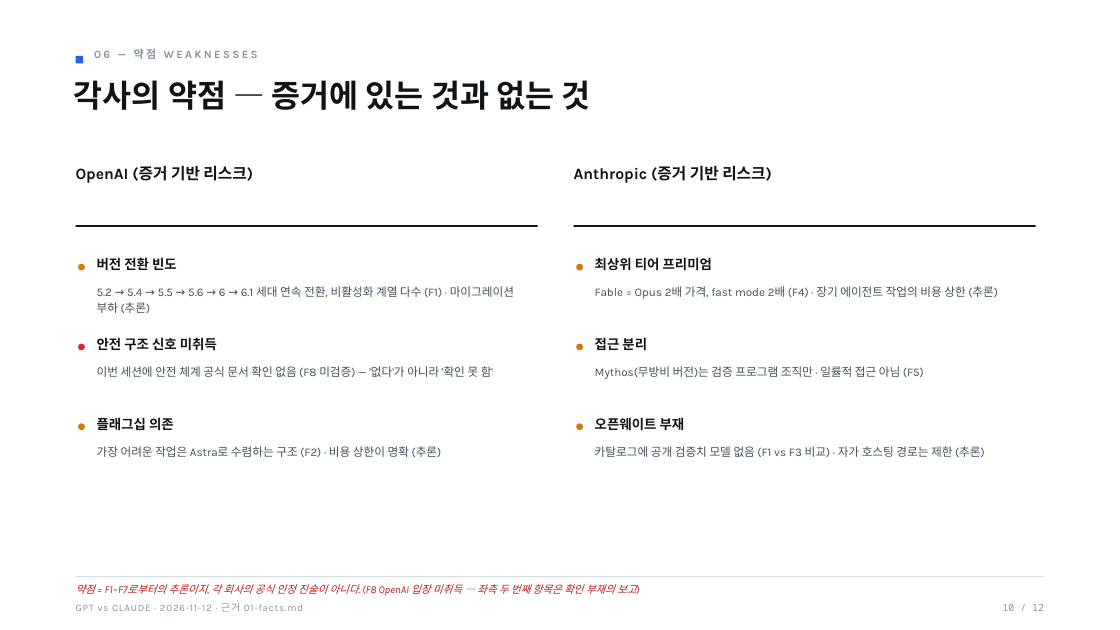
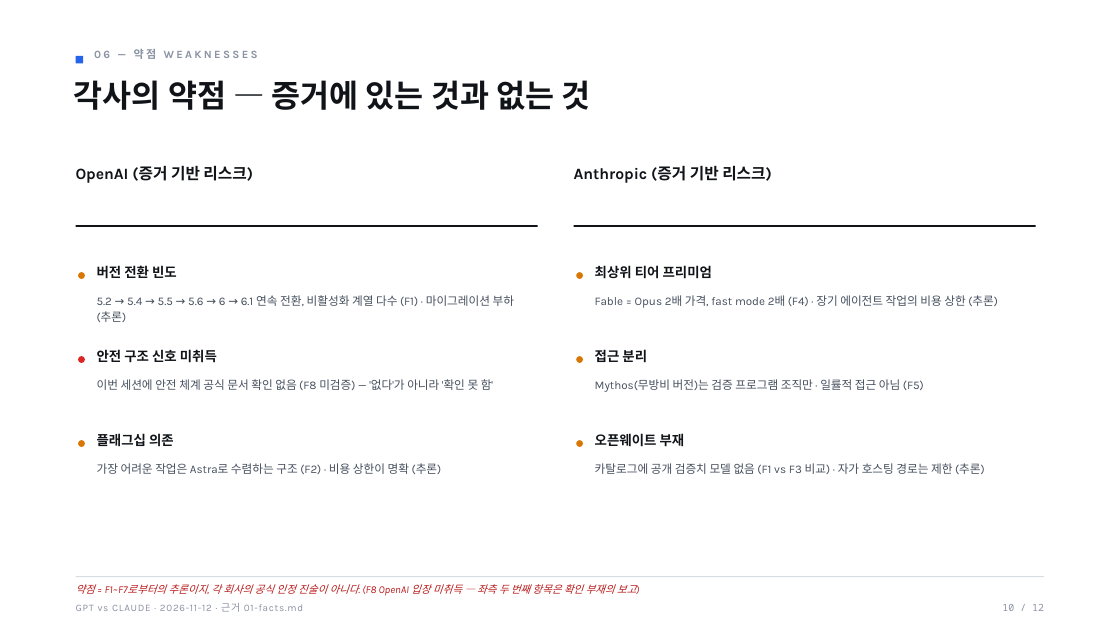
Before and after one commit to yjj3019/AI-Harness, a slide deck: slide 10 of docs/practice/ai-model-competition-2026-11-12/03-deck.pptx. Drawn at 1120x630 pixels with LibreOffice and Linux fonts; fonts in the diff are those of the drawing. Boxes give left, top, right and bottom in pixels: in the first picture for what was removed or moved away, otherwise in the second. Text is boxed around its words. In the diff, an @@ line names an element or a change of style, - is before the commit and + after.

```diff
--- a/docs/practice/ai-model-competition-2026-11-12/03-deck.pptx
+++ b/docs/practice/ai-model-competition-2026-11-12/03-deck.pptx
@@ text at box(97, 295, 514, 322): text changed @@
-5.2 → 5.4 → 5.5 → 5.6 → 6 → 6.1 세대 연속 전환, 비활성화 계열 다수 (F1) · 마이그레이션 부하 (추론)
+5.2 → 5.4 → 5.5 → 5.6 → 6 → 6.1 연속 전환, 비활성화 계열 다수 (F1) · 마이그레이션 부하 (추론)
@@ 4 ellipses, 3 texts: place and size @@
-4 ellipses, 3 texts at box(78, 257, 998, 350)
+4 ellipses, 3 texts at box(78, 265, 998, 363)
@@ 8 texts, 2 ellipses: place and size @@
-8 texts, 2 ellipses at box(78, 337, 985, 457)
+8 texts, 2 ellipses at box(78, 349, 985, 474)
```
Also in this commit, not shown: 6 other slides changed, 3 other files.
